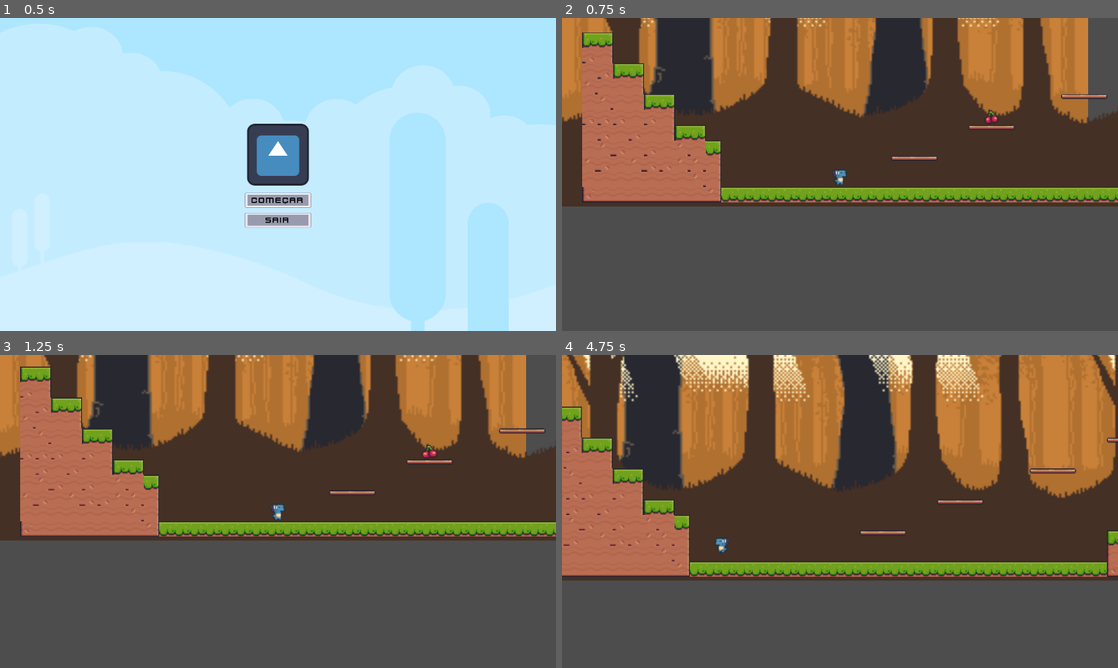
Above: before the commit, frames 1-4 (two rows, left to right).
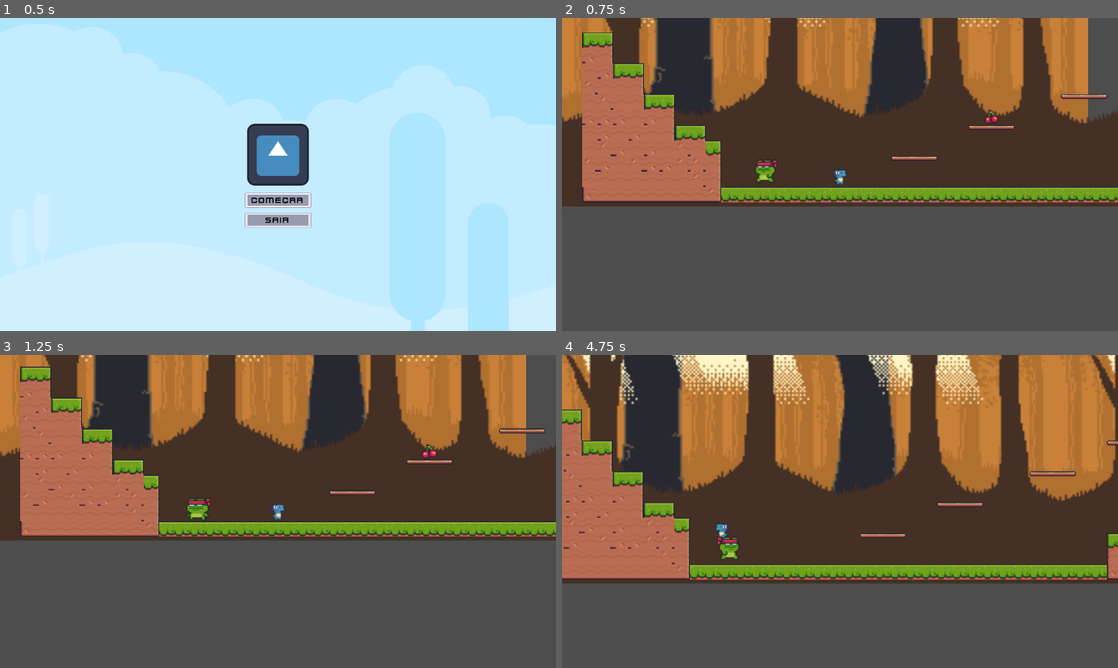
Above: after the commit, the same moments.

Repository: F3llzin/Jornada-de-acucar
Game: Godot game, scene res://Telainicio.tscn
Same seed, same stepped clock (60 frames per second), same inputs: the game is played once before the commit and once after it. The engine's default icon, where the game draws it, is replaced by a stand-in: a white triangle on a blue panel in a dark square.
Inputs:
- Up to frame 1 (0.5 s): no input
- Up to frame 2 (0.75 s): click "Começar" at 0.5 s
- Up to frame 3 (1.25 s): no input
- Up to frame 4 (4.75 s): tap Enter (ui_accept) at 1.25, 1.35, 1.52, 1.82, 2.1, 2.27, 2.57, 2.85, 3.6, 3.77, 4.07, 4.35, 4.52 s; hold Right (ui_right) 1.28-2.78 s; hold Left (ui_left) from 2.78 s (still down)

Frame 1 is identical in both runs. In frame 2, 0.2% of the frame differs, in the area x 34-39%, y 45-53%; in frame 3, 0.2%; in frame 4, 9.7%, in the area x 0-100%, y 0-73%.

Commit message:
Commit Enemy
Movimentação do inimigo, falta algumas funcionalidades.

Diff:
--- a/Mundo.tscn
+++ b/Mundo.tscn
@@ -9,6 +9,7 @@
 [ext_resource type="Texture2D" uid="uid://ce25f4qgxp0pr" path="res://Addons/Free/Background/parallax_forest_pack web/v1/layers/parallax-forest-front-trees.png" id="6_8yqob"]
 [ext_resource type="Texture2D" uid="uid://bsk7yiud7wf34" path="res://Addons/Free/Background/parallax_forest_pack web/v1/layers/parallax-forest-lights.png" id="7_e575k"]
 [ext_resource type="Texture2D" uid="uid://dw2gasp7ig28" path="res://Addons/Free/Background/parallax_forest_pack web/v1/layers/parallax-forest-middle-trees.png" id="8_jpbhk"]
+[ext_resource type="PackedScene" uid="uid://4klyw118whlq" path="res://enemy.tscn" id="10_g0y0f"]
 
 [sub_resource type="TileSetAtlasSource" id="TileSetAtlasSource_77krc"]
 texture = ExtResource("5_hvbqe")
@@ -637,3 +638,6 @@
 scale = Vector2(2, 2)
 texture = ExtResource("8_jpbhk")
 centered = false
+
+[node name="Enemy" parent="." instance=ExtResource("10_g0y0f")]
+position = Vector2(176, 616)
--- a/Scripts/enemy.gd
+++ b/Scripts/enemy.gd
@@ -1,9 +1,11 @@
 extends CharacterBody2D
 
 
-const SPEED = 300.0
+const SPEED = 700.0
 const JUMP_VELOCITY = -400.0
-
+var direction = -1
+@onready var Detector_parede = $Detector_parede as RayCast2D
+@onready var anim = $anim as Sprite2D
 # Get the gravity from the project settings to be synced with RigidBody nodes.
 var gravity = ProjectSettings.get_setting("physics/2d/default_gravity")
 
@@ -13,16 +15,15 @@
 	if not is_on_floor():
 		velocity.y += gravity * delta
 
-	# Handle jump.
-	if Input.is_action_just_pressed("ui_accept") and is_on_floor():
-		velocity.y = JUMP_VELOCITY
+	if Detector_parede.is_colliding():
+		direction = direction * -1
+		Detector_parede.scale.x *= -1
 
-	# Get the input direction and handle the movement/deceleration.
-	# As good practice, you should replace UI actions with custom gameplay actions.
-	var direction = Input.get_axis("ui_left", "ui_right")
-	if direction:
-		velocity.x = direction * SPEED
+	if direction == 1:
+		anim.flip_h = false
 	else:
-		velocity.x = move_toward(velocity.x, 0, SPEED)
+		anim.flip_h = true
+
+	velocity.x = direction * SPEED * delta
 
 	move_and_slide()
--- a/enemy.tscn
+++ b/enemy.tscn
@@ -5,7 +5,7 @@
 [ext_resource type="Texture2D" uid="uid://dgmsayoof00hj" path="res://Addons/Free/Main Characters/Ninja Frog/Hit (32x32).png" id="2_6wwbg"]
 
 [sub_resource type="RectangleShape2D" id="RectangleShape2D_ow6fw"]
-size = Vector2(26, 21)
+size = Vector2(26, 24)
 
 [sub_resource type="Animation" id="Animation_of1qw"]
 resource_name = "Andar"
@@ -46,45 +46,6 @@
 "transitions": PackedFloat32Array(1, 1, 1, 1, 1, 1, 1, 1, 1, 1, 1, 1),
 "update": 1,
 "values": [0, 1, 2, 3, 4, 5, 6, 7, 8, 9, 10, 11]
-}
-
-[sub_resource type="Animation" id="Animation_uhgr1"]
-length = 0.001
-tracks/0/type = "value"
-tracks/0/imported = false
-tracks/0/enabled = true
-tracks/0/path = NodePath("anim:texture")
-tracks/0/interp = 1
-tracks/0/loop_wrap = true
-tracks/0/keys = {
-"times": PackedFloat32Array(0),
-"transitions": PackedFloat32Array(1),
-"update": 1,
-"values": [ExtResource("1_i853u")]
-}
-tracks/1/type = "value"
-tracks/1/imported = false
-tracks/1/enabled = true
-tracks/1/path = NodePath("anim:hframes")
-tracks/1/interp = 1
-tracks/1/loop_wrap = true
-tracks/1/keys = {
-"times": PackedFloat32Array(0),
-"transitions": PackedFloat32Array(1),
-"update": 1,
-"values": [12]
-}
-tracks/2/type = "value"
-tracks/2/imported = false
-tracks/2/enabled = true
-tracks/2/path = NodePath("anim:frame")
-tracks/2/interp = 1
-tracks/2/loop_wrap = true
-tracks/2/keys = {
-"times": PackedFloat32Array(0),
-"transitions": PackedFloat32Array(1),
-"update": 1,
-"values": [0]
 }
 
 [sub_resource type="Animation" id="Animation_ky4xq"]
@@ -167,6 +128,45 @@
 "values": [0, 1]
 }
 
+[sub_resource type="Animation" id="Animation_uhgr1"]
+length = 0.001
+tracks/0/type = "value"
+tracks/0/imported = false
+tracks/0/enabled = true
+tracks/0/path = NodePath("anim:texture")
+tracks/0/interp = 1
+tracks/0/loop_wrap = true
+tracks/0/keys = {
+"times": PackedFloat32Array(0),
+"transitions": PackedFloat32Array(1),
+"update": 1,
+"values": [ExtResource("1_i853u")]
+}
+tracks/1/type = "value"
+tracks/1/imported = false
+tracks/1/enabled = true
+tracks/1/path = NodePath("anim:hframes")
+tracks/1/interp = 1
+tracks/1/loop_wrap = true
+tracks/1/keys = {
+"times": PackedFloat32Array(0),
+"transitions": PackedFloat32Array(1),
+"update": 1,
+"values": [12]
+}
+tracks/2/type = "value"
+tracks/2/imported = false
+tracks/2/enabled = true
+tracks/2/path = NodePath("anim:frame")
+tracks/2/interp = 1
+tracks/2/loop_wrap = true
+tracks/2/keys = {
+"times": PackedFloat32Array(0),
+"transitions": PackedFloat32Array(1),
+"update": 1,
+"values": [0]
+}
+
 [sub_resource type="AnimationLibrary" id="AnimationLibrary_d035m"]
 _data = {
 "Andar": SubResource("Animation_of1qw"),
@@ -181,10 +181,11 @@
 [node name="anim" type="Sprite2D" parent="."]
 position = Vector2(0, -16)
 texture = ExtResource("1_i853u")
+flip_h = true
 hframes = 12
 
 [node name="CollisionShape2D" type="CollisionShape2D" parent="."]
-position = Vector2(0, -13.5)
+position = Vector2(0, -12)
 shape = SubResource("RectangleShape2D_ow6fw")
 
 [node name="animação" type="AnimationPlayer" parent="."]
@@ -193,3 +194,6 @@
 }
 autoplay = "Andar"
 speed_scale = 1.5
+
+[node name="Detector_parede" type="RayCast2D" parent="."]
+target_position = Vector2(-20, -14)
Not shown: 1 places in Mundo.tscn that only renumber resources
